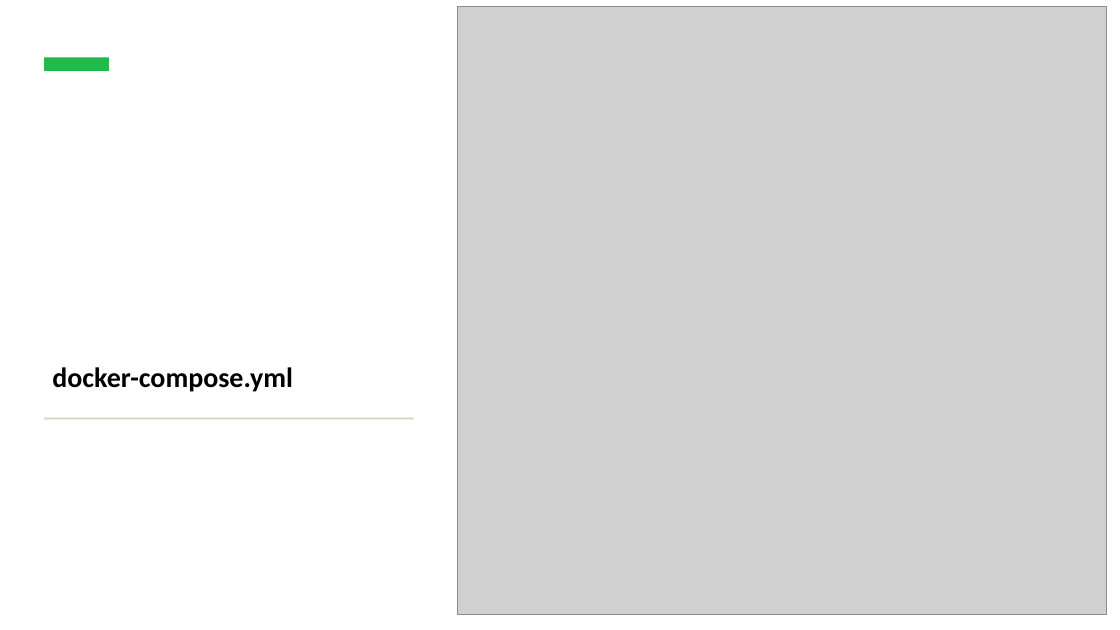
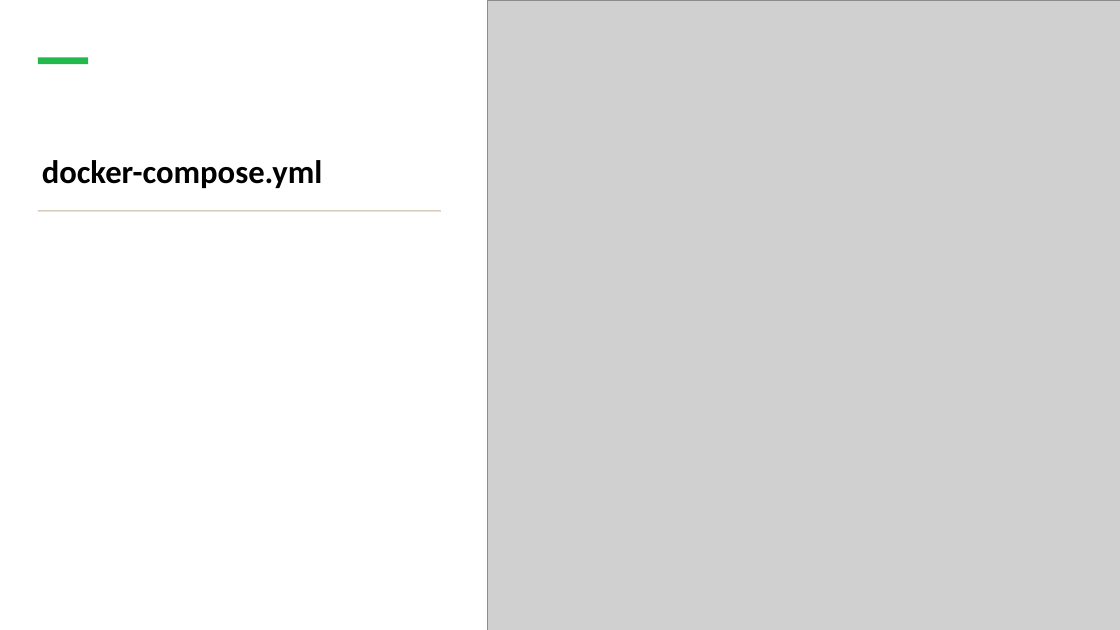
Before and after one commit to IPSSIASIDEV2/Jedy-DockerKubernetes-Formation, a slide deck: slide 25 of Cours/Cours.pptx. Drawn at 1120x630 pixels with LibreOffice and Linux fonts; fonts in the diff are those of the drawing; grey boxes stand for pictures. Boxes give left, top, right and bottom in pixels: in the first picture for what was removed or moved away, otherwise in the second. Text is boxed around its words. In the diff, an @@ line names an element or a change of style, - is before the commit and + after.

```diff
--- a/Cours/Cours.pptx
+++ b/Cours/Cours.pptx
@@ picture: place and size @@
-picture at <box>458,7,1107,615</box>
+picture at <box>487,0,1120,630</box>
@@ rectangle: place and size @@
-rectangle at <box>44,58,109,71</box>
+rectangle at <box>38,57,88,64</box>
@@ title "docker-compose.yml": place and size @@
-title "docker-compose.yml" at <box>52,367,293,392</box>
+title "docker-compose.yml" at <box>42,160,323,188</box>
@@ title "docker-compose.yml" at <box>42,160,323,188</box>: size 24 to 28 pt @@
@@ rectangle: place and size @@
-rectangle at <box>45,418,414,419</box>
+rectangle at <box>38,210,441,212</box>
```
Also in this commit, not shown: 8 other slides changed, 2 slides removed, 4 other files.
